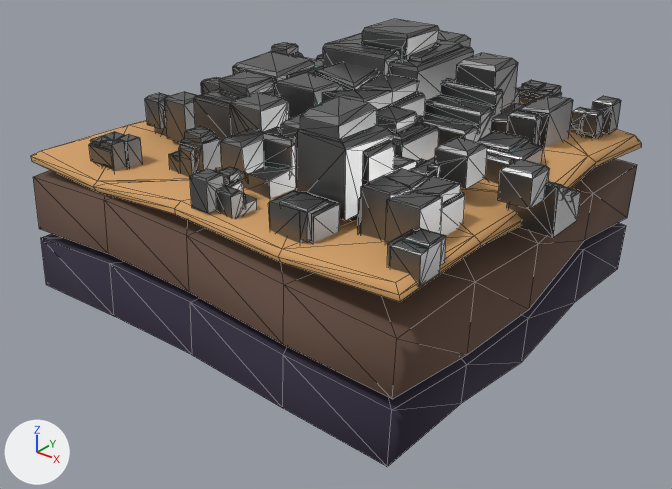
One commit to the glTF model startup/pkg/vaststars.resources/glb/terrain/mine_iron.glb: the scene before it, then after it.
Rendered twice from a 50 mm camera at (49.9, -63.8, 29.1) aimed at (0.7, -2.4, -9.0). Every picture has the same lights, and +X, +Y and +Z are marked at lower left. Mesh edges are drawn as thin lines. Where no turn or scale is listed for an object, it has been applied to the vertices.

Objects in the first picture: 'Plane.005', '立方体.014'.
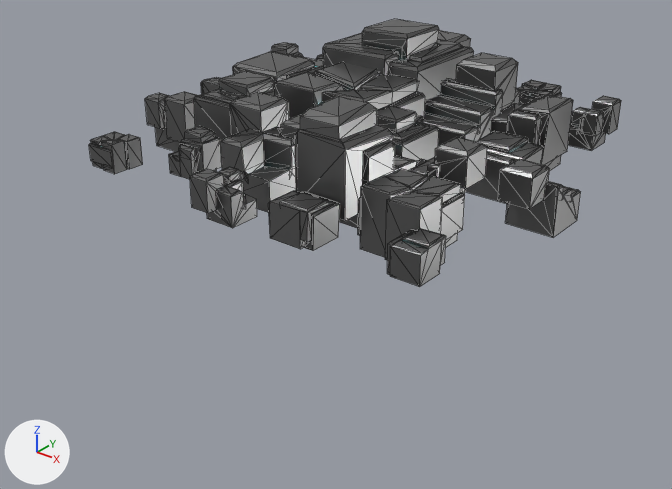
Changed parts and their boxes (x1, y1, x2, y2) in the pictures (672 x 489 px):
'Plane.005', deleted (brown)
    before: (31, 116, 641, 467)

Diff of the bpy script that builds the scene:
```diff
--- a/startup/pkg/vaststars.resources/glb/terrain/mine_iron.glb.py
+++ b/startup/pkg/vaststars.resources/glb/terrain/mine_iron.glb.py
@@ ob_plane_005 @@
-ob_plane_005 = bpy.data.objects.new('Plane.005', me_plane_011)
-ob_plane_005.location = (0.0, 0.0, 0.0)
```
